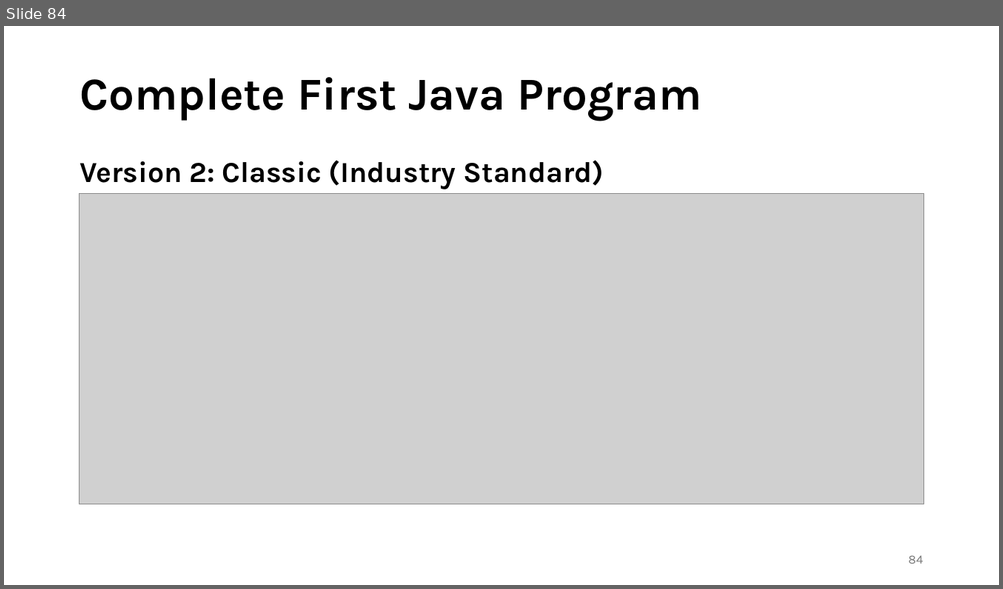
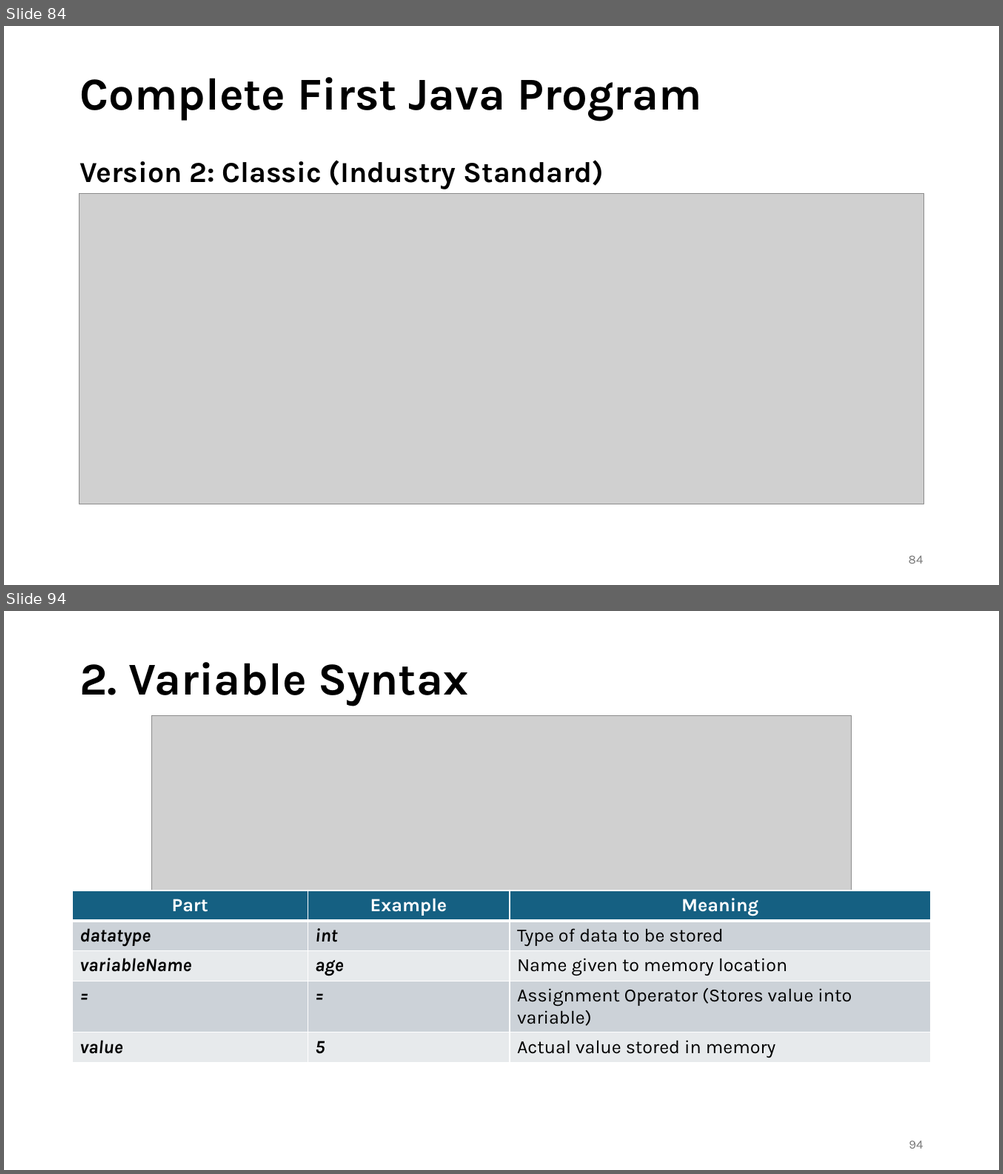
Before and after one commit to shubham-singh-12/Notes, a slide deck: Java with DSA.pptx. Shown one above the other, each under a label of ours: slide 84 before the commit, slides 84 and 94 after it; the slides between them are not shown. The pictures are 1003x589 and 1003x1174 pixels, drawn with LibreOffice and Linux fonts; fonts in the diff are those of the drawing; grey boxes stand for pictures. Boxes give left, top, right and bottom in pixels: in the first picture for what was removed or moved away, otherwise in the second. Text is boxed around its words. In the diff, an @@ line names an element or a change of style, - is before the commit and + after.

```diff
--- a/Java with DSA.pptx
+++ b/Java with DSA.pptx
@@ slide 94 added at (x1=4, y1=611, x2=999, y2=1170), background #FFFFFF @@
@@ title added at (x1=79, y1=662, x2=468, y2=706), 44 pt, text #000000, bold @@
+2. Variable Syntax
@@ picture added at (x1=152, y1=716, x2=851, y2=891) @@
@@ table added at (x1=73, y1=891, x2=930, y2=1061), 5 rows, 3 columns @@
+Part | Example | Meaning
+datatype | int | Type of data to be stored
+variableName | age | Name given to memory location
+= | = | Assignment Operator (Stores value into variable)
+value | 5 | Actual value stored in memory
@@ page number added at (x1=908, y1=1141, x2=922, y2=1149), 12 pt, text #797979 @@
+94
```
Also in this commit, not shown: 13 slides changed, 96 other slides added.
